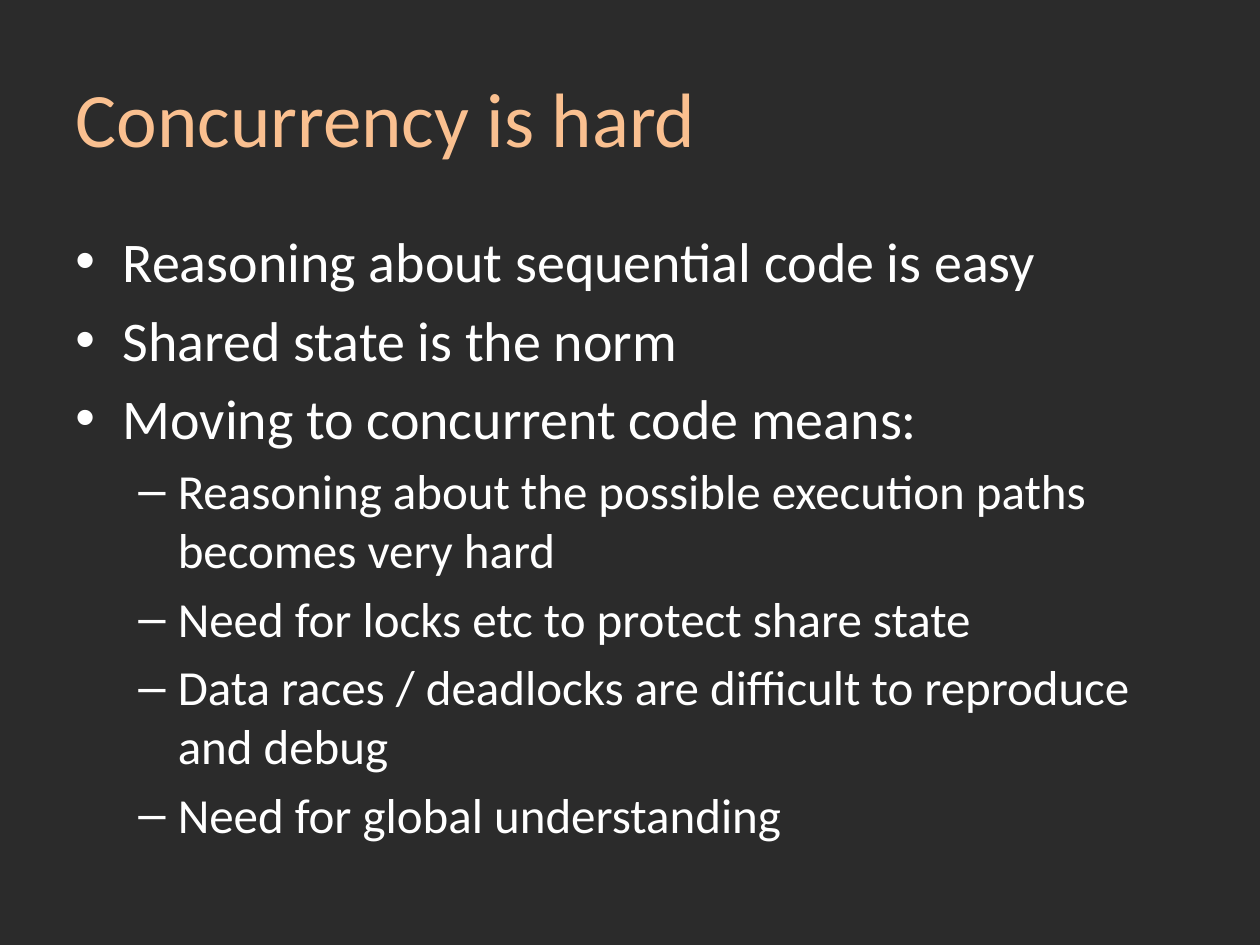
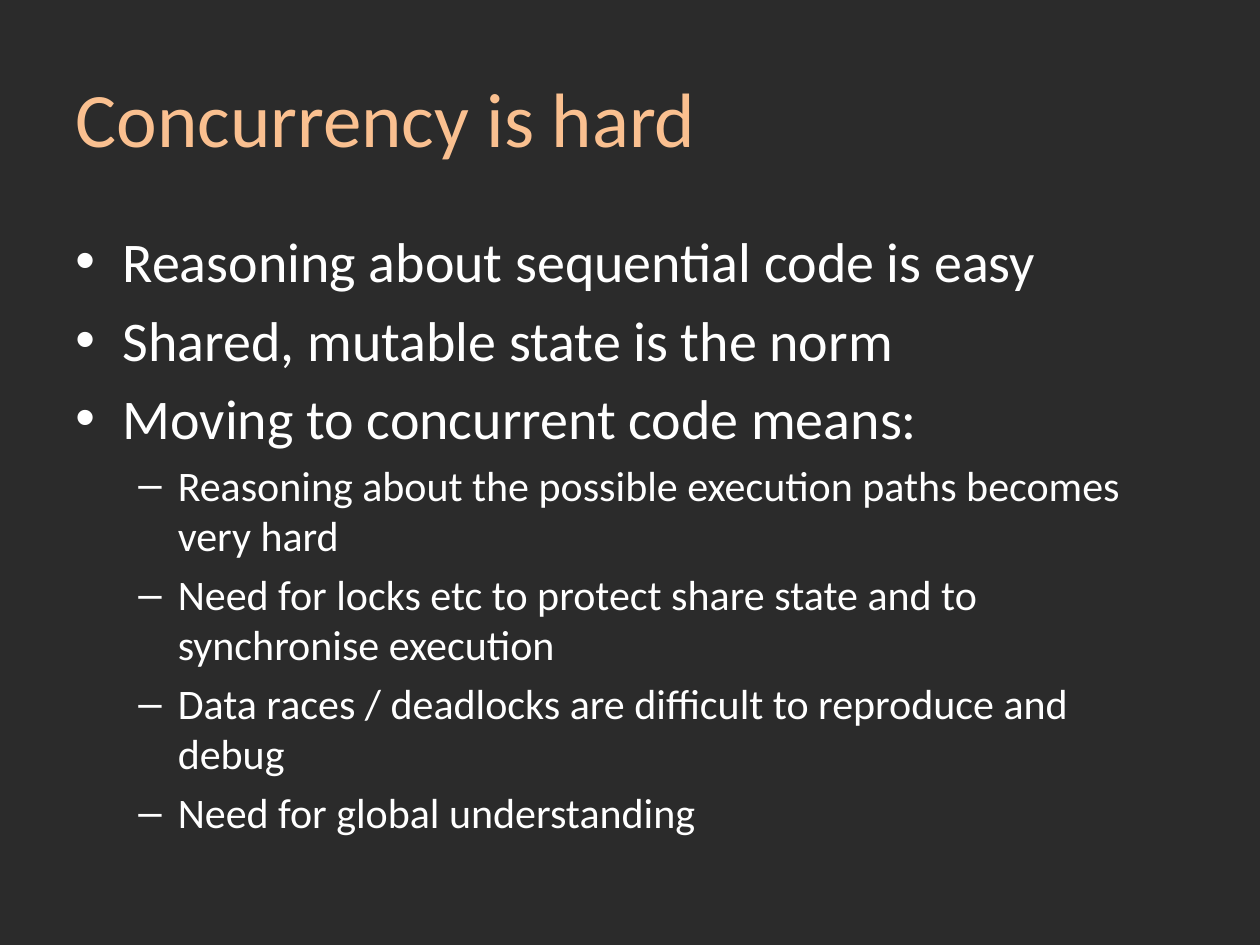
Before and after one commit to srstrong/DDDSW2010, a slide deck: slide 8 of Task Parallel Library.pptx (slide 7 before the commit). Drawn at 1260x945 pixels with LibreOffice and Linux fonts; fonts in the diff are those of the drawing; background and template pictures are left out; a plain dark background stands for a picture behind light text. Boxes give left, top, right and bottom in pixels: in the first picture for what was removed or moved away, otherwise in the second. Text is boxed around its words. In the diff, an @@ line names an element or a change of style, - is before the commit and + after.

Commit message:
More Tweaks

```diff
--- a/Task Parallel Library.pptx
+++ b/Task Parallel Library.pptx
@@ text at <box>123,322,893,368</box>: text changed @@
-• Shared state is the norm
+• Shared, mutable state is the norm
@@ text at <box>178,472,1119,835</box>: size 28 to 24 pt in "Reasoning about the possible execution paths becomes ...", "Data races / deadlocks are difficult to ...", "Need for global understanding" @@
@@ text at <box>178,581,977,667</box>: text changed; size 28 to 24 pt @@
-  – Need for locks etc to protect share state
+  – Need for locks etc to protect share state and to synchronise execution
```
Also in this commit, not shown: 5 other slides changed, 2 slides added.
